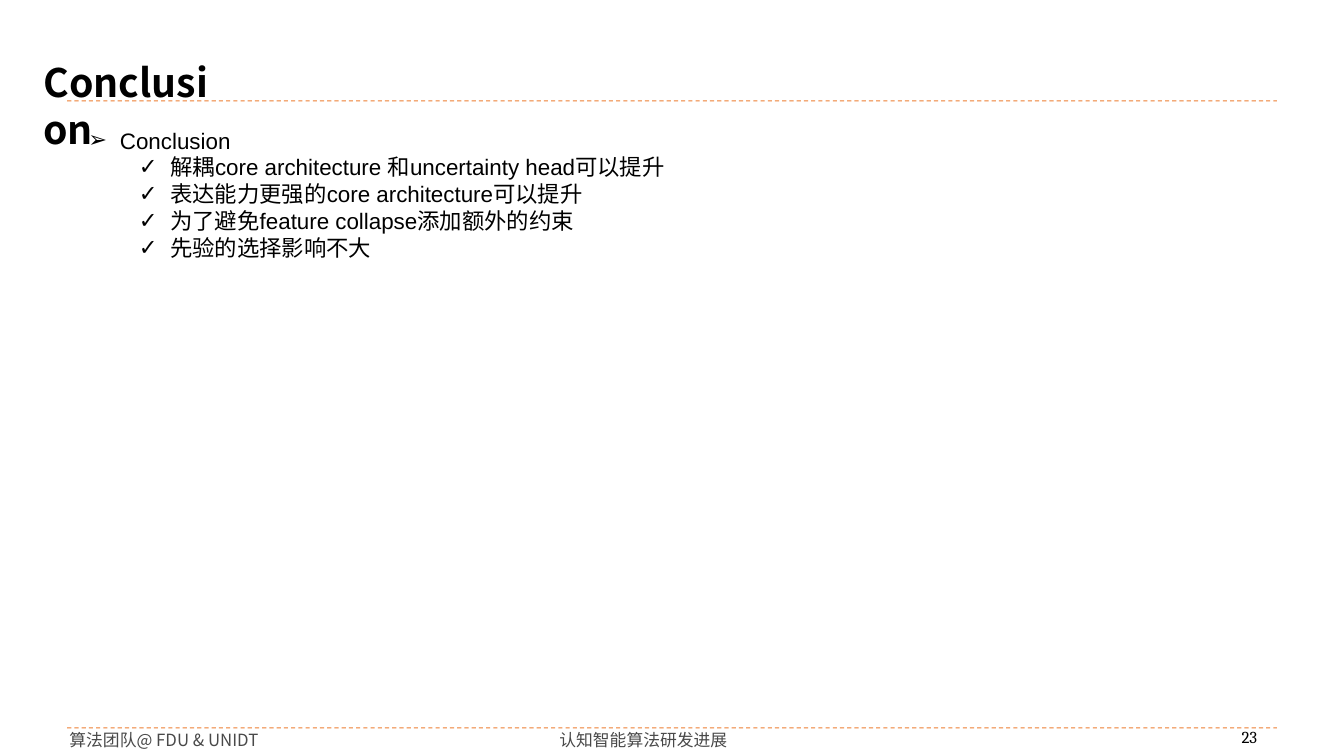
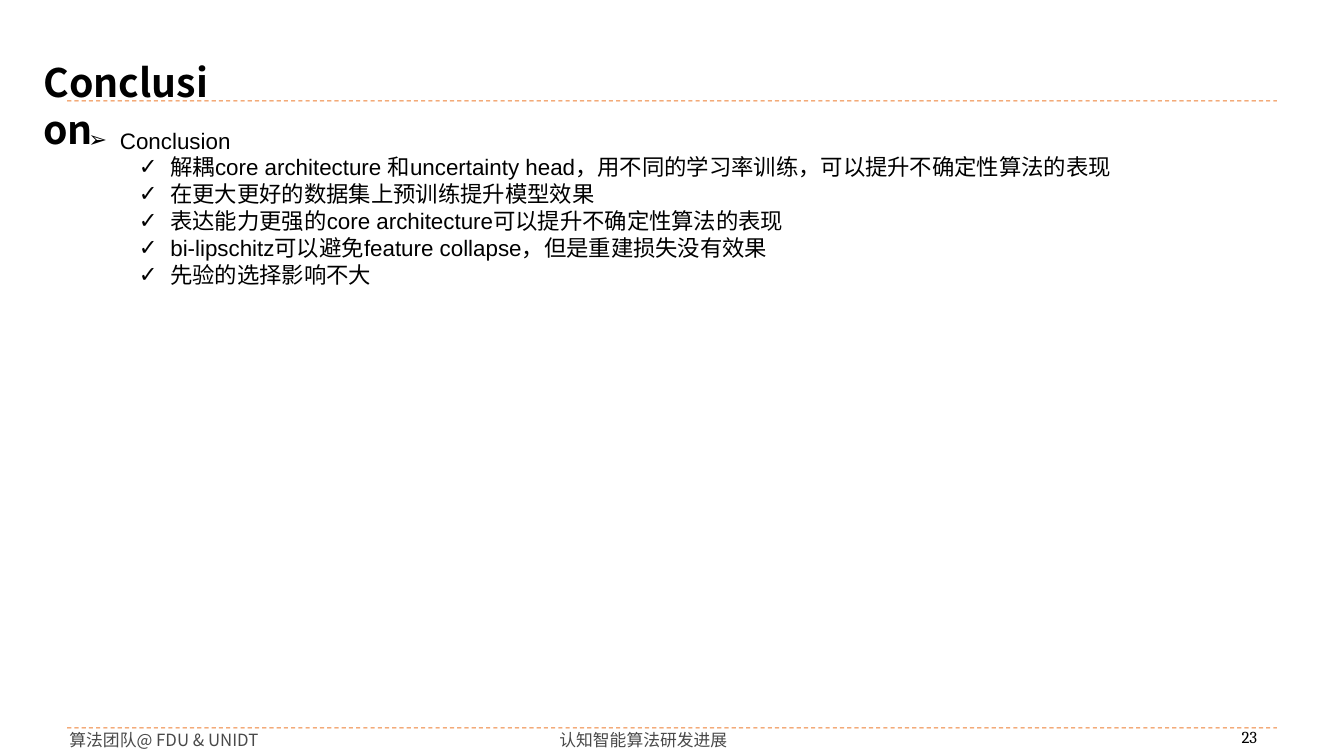
Before and after one commit to buyizhiyou/YYMUncertainty, a slide deck: slide 23 of pre/ddu_pre.pptx. Drawn at 1344x756 pixels with LibreOffice and Linux fonts; fonts in the diff are those of the drawing; background and template pictures are left out. Boxes give left, top, right and bottom in pixels: in the first picture for what was removed or moved away, otherwise in the second. Text is boxed around its words. In the diff, an @@ line names an element or a change of style, - is before the commit and + after.

```diff
--- a/pre/ddu_pre.pptx
+++ b/pre/ddu_pre.pptx
@@ text at (x1=170, y1=156, x2=1110, y2=261): text changed @@
-  ✓ 解耦core architecture 和uncertainty head可以提升
-  ✓ 表达能力更强的core architecture可以提升
-  ✓ 为了避免feature collapse添加额外的约束
+  ✓ 解耦core architecture 和uncertainty head，用不同的学习率训练，可以提升不确定性算法的表现
+  ✓ 在更大更好的数据集上预训练提升模型效果
+  ✓ 表达能力更强的core architecture可以提升不确定性算法的表现
+  ✓ bi-lipschitz可以避免feature collapse，但是重建损失没有效果
```
Also in this commit, not shown: 13 other slides changed, 6 slides added, 3 slides removed, 10 other files.
